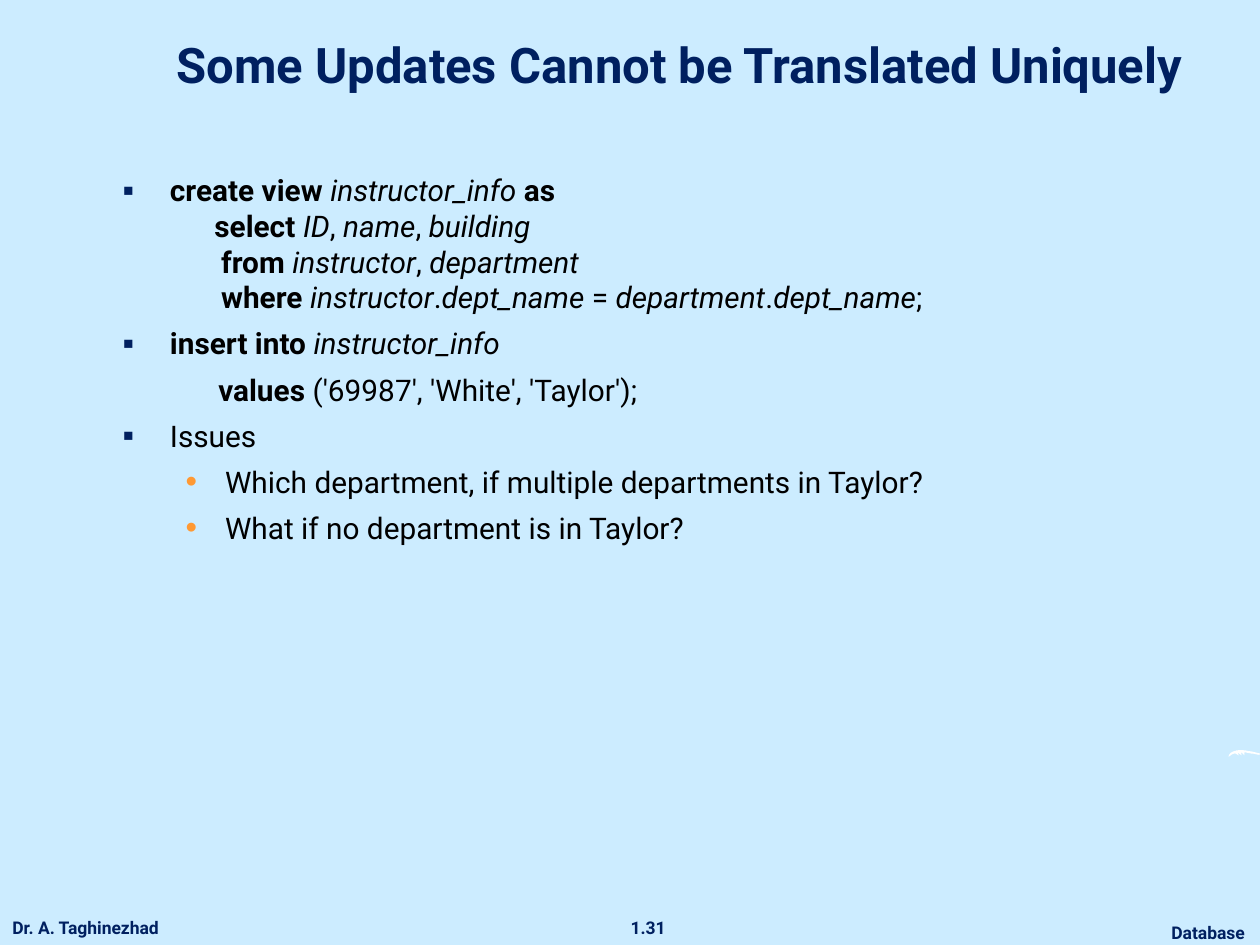
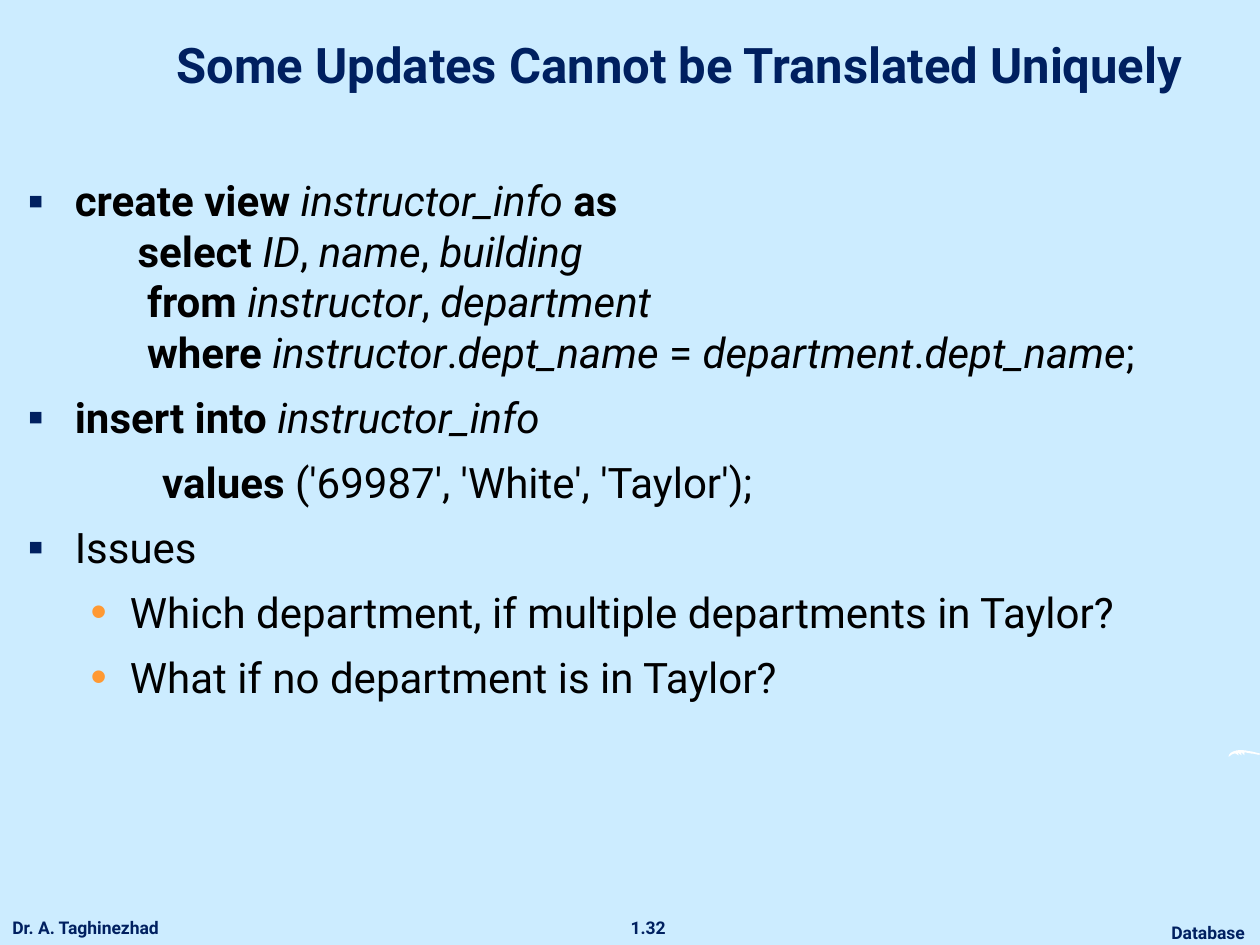
Before and after one commit to ataghinezhad/ataghinezhad.github.io, a slide deck: slide 32 of courses/downloads/temp/Database_Lec4.pptx (slide 31 before the commit). Drawn at 1260x945 pixels with LibreOffice and Linux fonts; fonts in the diff are those of the drawing; background and template pictures are left out. Boxes give left, top, right and bottom in pixels: in the first picture for what was removed or moved away, otherwise in the second. Text is boxed around its words. In the diff, an @@ line names an element or a change of style, - is before the commit and + after.

```diff
--- a/courses/downloads/temp/Database_Lec4.pptx
+++ b/courses/downloads/temp/Database_Lec4.pptx
@@ text "create view instructor_info as select ...": place and size @@
-text "create view instructor_info as select ..." at [170,178,923,546]
+text "create view instructor_info as select ..." at [75,184,1135,702]
@@ text "create view instructor_info as select ..." at [75,184,1135,702]: size 17 to 24 pt; more space between paragraphs @@
@@ page number at [631,921,666,934]: text changed @@
-1.31
+1.32
```
Also in this commit, not shown: 39 other slides changed, 2 slides added, 1 slide removed, 1 other file.
